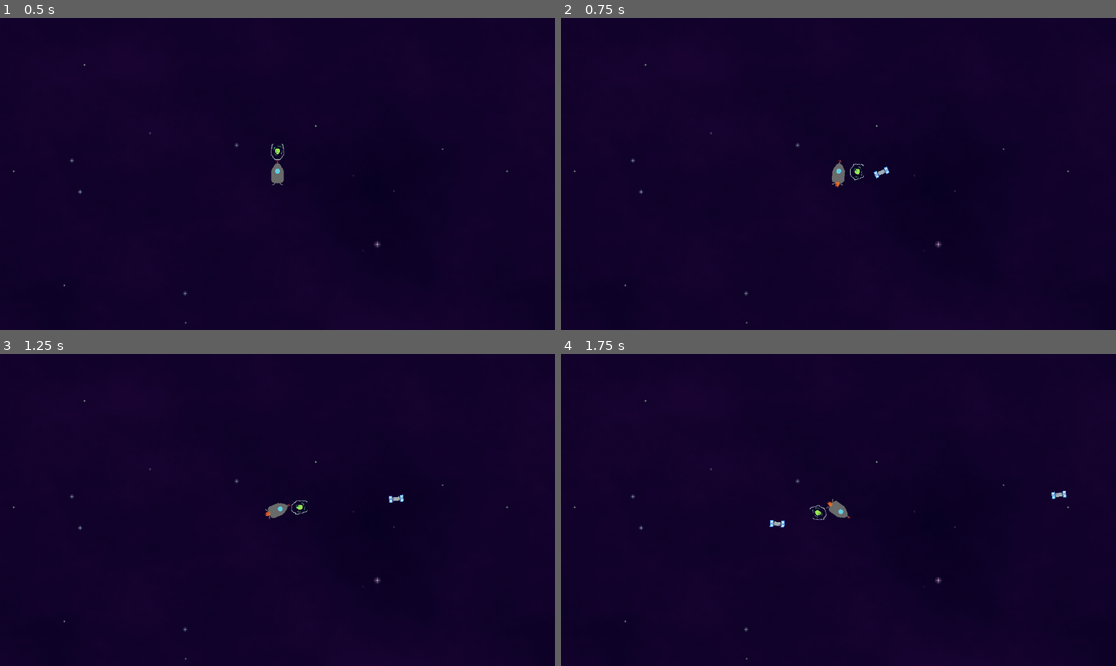
Above: before the commit, frames 1-4 (two rows, left to right).
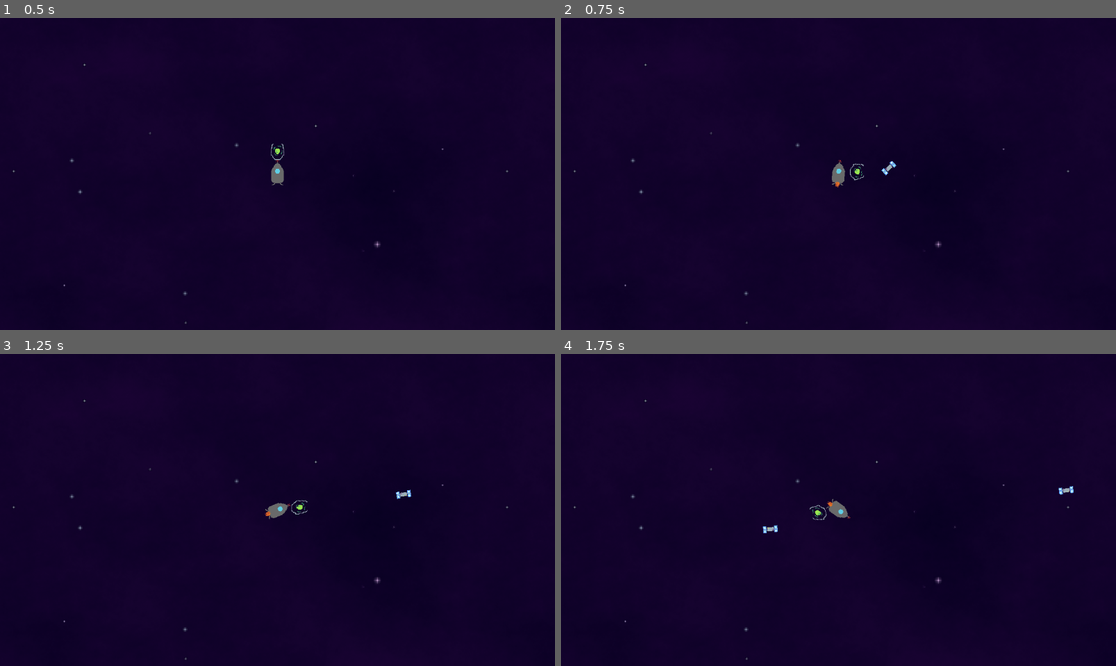
Above: after the commit, the same moments.

Repository: Shlok-Bhakta/UnlimitedLimitedSpace
Game: Godot game, scene res://scenes/game.tscn
Same seed, same stepped clock (60 frames per second), same inputs: the game is played once before the commit and once after it. The engine's default icon, where the game draws it, is replaced by a stand-in: a white triangle on a blue panel in a dark square.
Inputs (mouse positions are in pixels of both pictures, inside the frame that each line leads up to):
- Up to frame 1 (0.5 s): no input
- Up to frame 2 (0.75 s): tap Enter at 0.5 s; move the mouse to (960, 158) at 0.52 s; hold D (rotate_right) from 0.53 s (still down); click (960, 158) at 0.6 s
- Up to frame 3 (1.25 s): keep holding D (rotate_right)
- Up to frame 4 (1.75 s): move the mouse to (727, 525) at 1.27 s; release D (rotate_right) at 1.28 s; hold S (backward) from 1.28 s (still down); click (727, 525) at 1.35 s

Frame 1 is identical in both runs. In frame 2, less than 0.1% of the frame differs, in the area x 56-61%, y 45-52%; in frame 3, less than 0.1%; in frame 4, 0.2%, in the area x 36-93%, y 42-58%.

Commit message:
objects actually placed where they are supposed to

Diff:
--- a/scripts/gunshoot.gd
+++ b/scripts/gunshoot.gd
@@ -21,7 +21,9 @@
 			var frame_tex := sprite.sprite_frames.get_frame_texture(sprite.animation, sprite.frame)
 			if frame_tex:
 				tex_size = frame_tex.get_size() * sprite.scale
-			spawn_offset = Vector2.RIGHT.rotated(self.global_rotation) * (tex_size.y * 0.5)
+			var forward := Vector2.UP.rotated(self.global_rotation)
+			var half_len = max(tex_size.x, tex_size.y) * 0.5
+			spawn_offset = forward * half_len
 
 		star.global_position = self.global_position + spawn_offset
 		star.global_rotation = self.global_rotation
